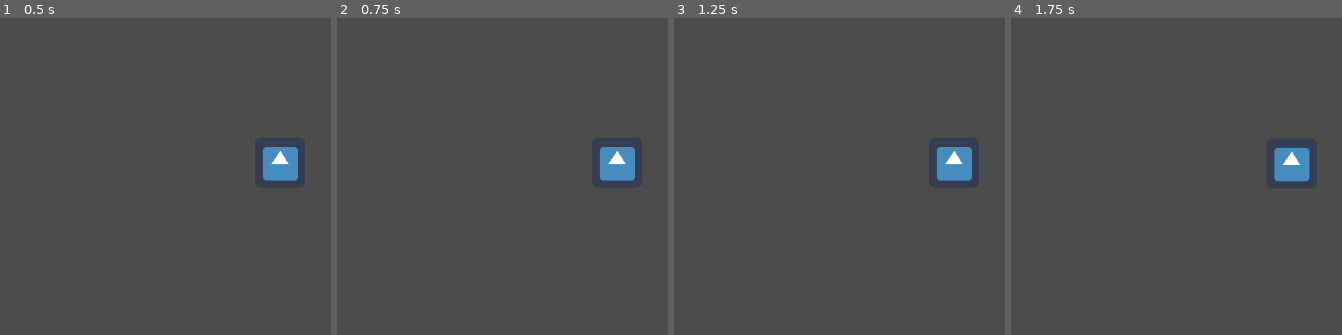
Above: before the commit, frames 1-4 (left to right).
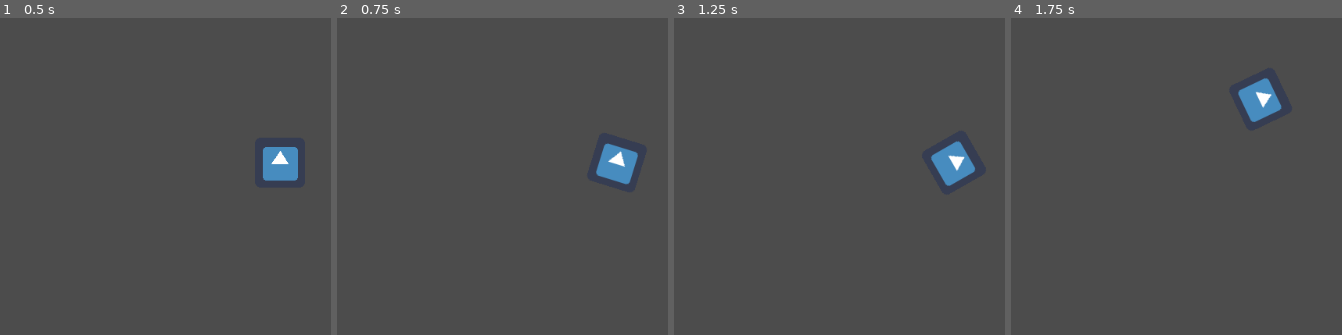
Above: after the commit, the same moments.

Repository: eugene-nguyen/NotAsteroids
Game: Godot game, scene res://World.tscn
The game is run twice, just before and just after one commit, with the same random seed, the same clock (stepped at 60 frames per second) and the same inputs. The engine's default icon, where the game draws it, is replaced by a stand-in: a white triangle on a blue panel in a dark square.
Inputs:
- Up to frame 1 (0.5 s): no input
- Up to frame 2 (0.75 s): tap Enter at 0.5 s; hold Right (ui_right) from 0.53 s (still down)
- Up to frame 3 (1.25 s): keep holding Right (ui_right)
- Up to frame 4 (1.75 s): release Right (ui_right) at 1.28 s; hold Down (ui_down) from 1.28 s (still down)

Frame 1 is identical in both runs. In frame 2, 0.4% of the frame differs, in the area x 78-91%, y 39-53%; in frame 3, 0.5%; in frame 4, 2.3%, in the area x 68-91%, y 18-52%.

Commit message:
asdf i messed up the git setup earlier

Diff:
--- a/KinematicBody2D.gd
+++ b/KinematicBody2D.gd
@@ -1,39 +1,26 @@
 extends KinematicBody2D
 # This script controls movement.
 
-var motion = Vector2()
-var speed = 0
-var angle = 0
+export (int) var speed = 200
+export (float) var rotation_speed = 1.5
 
-var speed_accel = 5
-var angle_accel = 1
-var min_speed = -500
-var max_speed = 500
-var max_angle = 2 * PI
+var velocity = Vector2()
+var rotation_dir = 0
+
+func get_input():
+	rotation_dir = 0
+	velocity = Vector2()
+	if Input.is_action_pressed("ui_right"):
+		rotation_dir += 1
+	if Input.is_action_pressed("ui_left"):
+		rotation_dir -= 1
+	if Input.is_action_pressed('ui_down'):
+		velocity = Vector2(-speed, 0).rotated(rotation)
+	if Input.is_action_pressed('ui_up'):
+		velocity = Vector2(speed, 0).rotated(rotation)
+
 
 func _physics_process(delta):
-	if Input.is_action_pressed("ui_up"):
-		speed = min(speed_accel + speed, max_speed)
-	elif Input.is_action_pressed("ui_down"):
-		speed = max(speed_accel - speed, min_speed)
-	else:
-		while (speed > 0):
-			speed -= speed_accel
-		while (speed < 0):
-			speed += speed_accel
-
-
-	if Input.is_action_pressed("ui_left"):
-		angle -= angle_accel
-	elif Input.is_action_pressed("ui_right"):
-		angle += angle_accel
-
-	angle = angle % 360
-
-	motion.x = speed * cos(angle)
-	motion.y = speed * sin(angle)
-
-	print(speed)
-	print(angle)
-
-	move_and_slide(motion)
+	get_input()
+	rotation += rotation_dir * rotation_speed * delta
+	velocity = move_and_slide(velocity)
